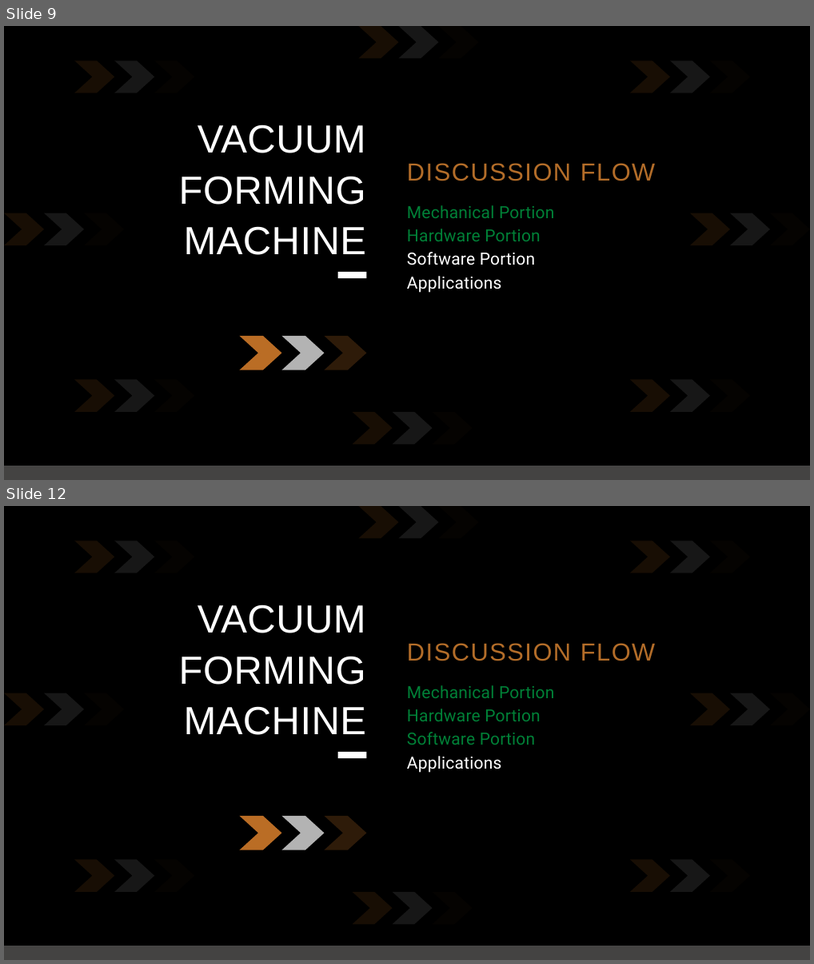
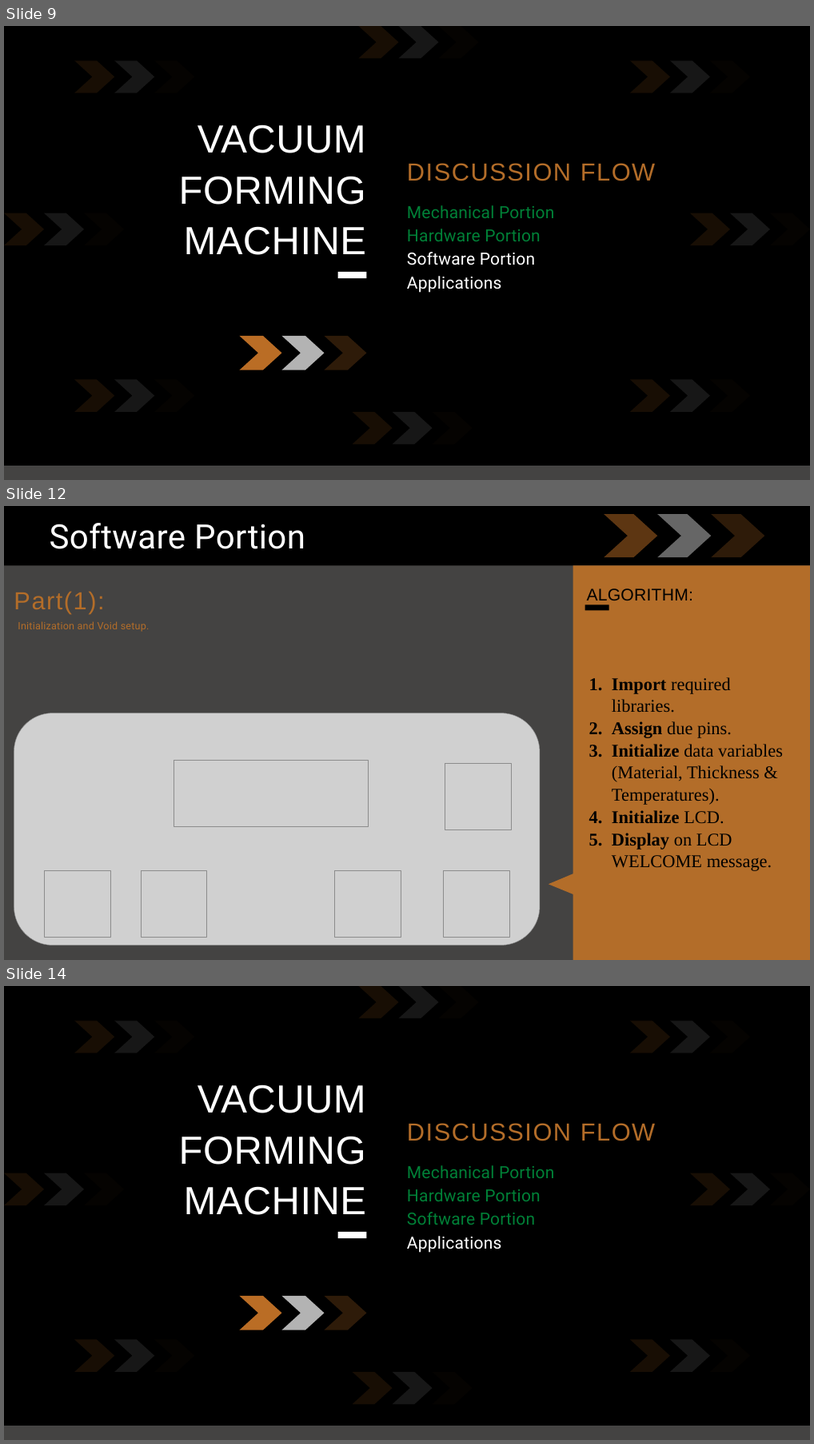
Before and after one commit to EianX/vacuum-forming-machine, a slide deck: prototype/presentation/Project 2.pptx. Shown one above the other, each under a label of ours: slides 9 and 12 before the commit, slides 9, 12 and 14 after it; the slides between them are not shown. The pictures are 814x964 and 814x1444 pixels, drawn with LibreOffice and Linux fonts; fonts in the diff are those of the drawing; grey boxes stand for pictures. Boxes give left, top, right and bottom in pixels: in the first picture for what was removed or moved away, otherwise in the second. Text is boxed around its words. In the diff, an @@ line names an element or a change of style, - is before the commit and + after.

```diff
--- a/prototype/presentation/Project 2.pptx
+++ b/prototype/presentation/Project 2.pptx
@@ slide 12 added at (4, 506, 810, 960), background #444342 @@
@@ rectangle added at (4, 506, 810, 565), fill #000000 @@
@@ text added at (50, 523, 306, 549), 60 pt, text #FFFFFF @@
+Software Portion
@@ freeform shape added at (604, 514, 658, 557), fill #BA6D25 at 50% opacity @@
@@ freeform shape added at (658, 514, 711, 557), fill #FFFFFF at 40% opacity @@
@@ freeform shape added at (711, 514, 765, 557), fill #BA6D25 at 25% opacity @@
@@ freeform shape added at (549, 565, 810, 960), fill #B36D29 @@
@@ text added at (14, 592, 104, 613), 44 pt, text #B36D29 @@
+Part(1):
@@ text added at (587, 588, 694, 600), 30.2 pt, text #000000 @@
+ALGORITHM:
@@ text added at (18, 621, 150, 632), 18 pt, text #B36D29 @@
+Initialization and Void setup.
@@ rectangle added at (586, 604, 610, 611), fill #000000 @@
@@ text added at (612, 677, 783, 871), 32 pt, text #000000 @@
+1. Import required libraries.
+2. Assign due pins.
+3. Initialize data variables (Material, Thickness & Temperatures).
+4. Initialize LCD.
+5. Display on LCD WELCOME message.
@@ picture added at (174, 760, 368, 826) @@
@@ group added at (14, 713, 540, 944): 6 pictures @@
@@ what was slide 12 is now slide 14 @@
```
Also in this commit, not shown: 3 slides changed, 2 other slides added, 1 slide removed, 21 other files.
